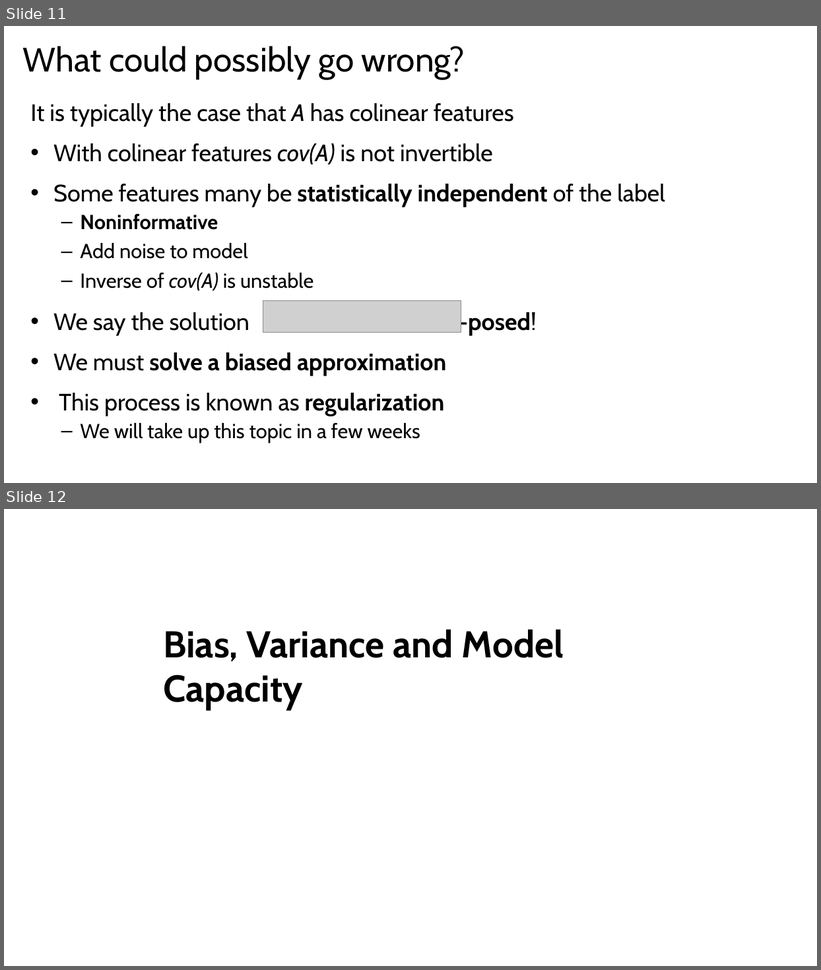
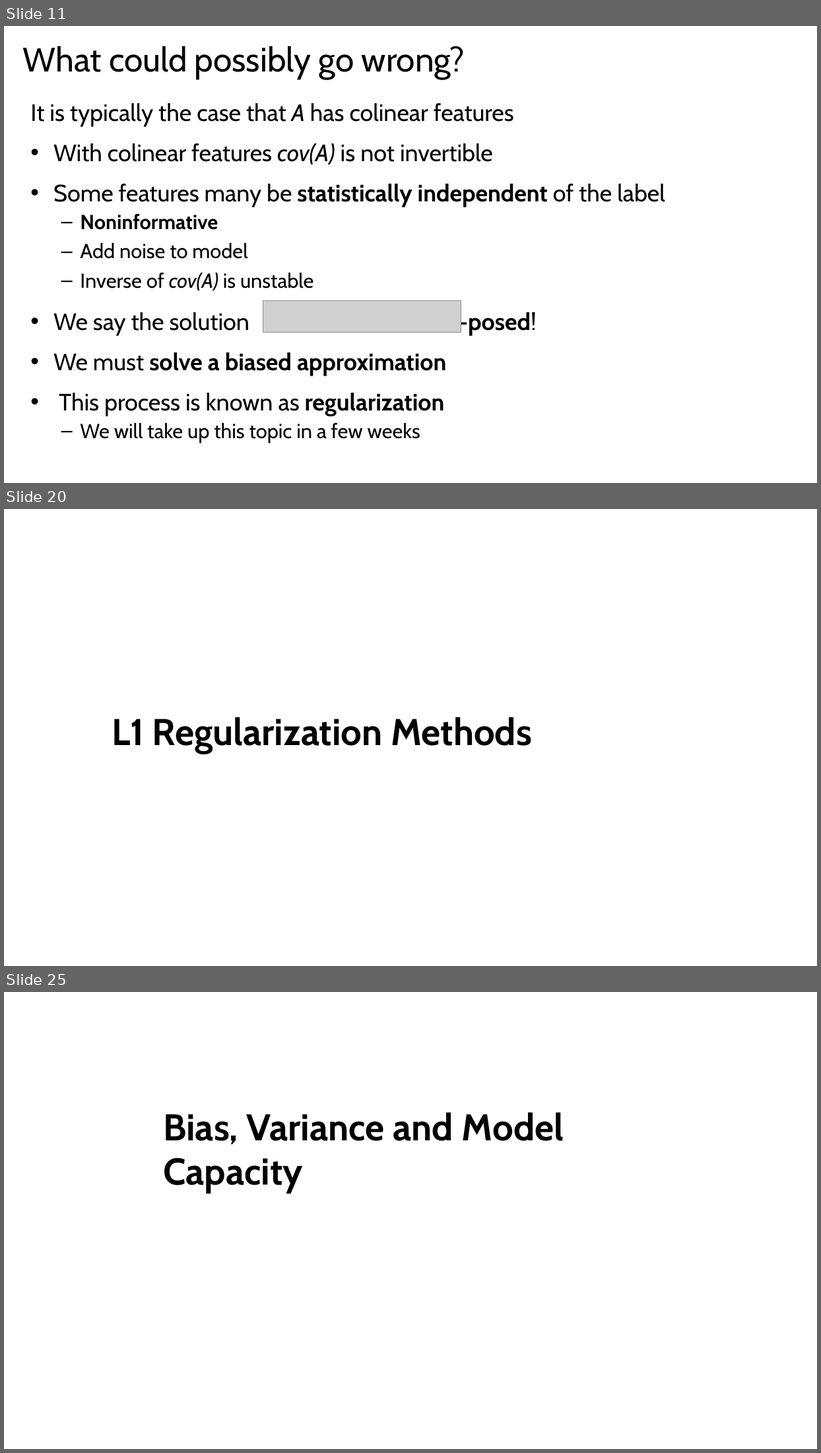
Before and after one commit to StephenElston/CSCI-E25, a slide deck: Slides/OldSlides/4_MachineLearningForCV.pptx. Shown one above the other, each under a label of ours: slides 11 and 12 before the commit, slides 11, 20 and 25 after it; the slides between them are not shown. The pictures are 821x970 and 821x1453 pixels, drawn with LibreOffice and Linux fonts; fonts in the diff are those of the drawing; grey boxes stand for pictures. Boxes give left, top, right and bottom in pixels: in the first picture for what was removed or moved away, otherwise in the second. Text is boxed around its words. In the diff, an @@ line names an element or a change of style, - is before the commit and + after.

```diff
--- a/Slides/OldSlides/4_MachineLearningForCV.pptx
+++ b/Slides/OldSlides/4_MachineLearningForCV.pptx
@@ slide 20 added at <box>4,509,817,966</box>, background #FFFFFF @@
@@ subtitle added at <box>112,717,532,754</box>, 44 pt, text #000000, bold @@
+L1 Regularization Methods
@@ what was slide 12 is now slide 25 @@
```
Also in this commit, not shown: 12 other slides added.
